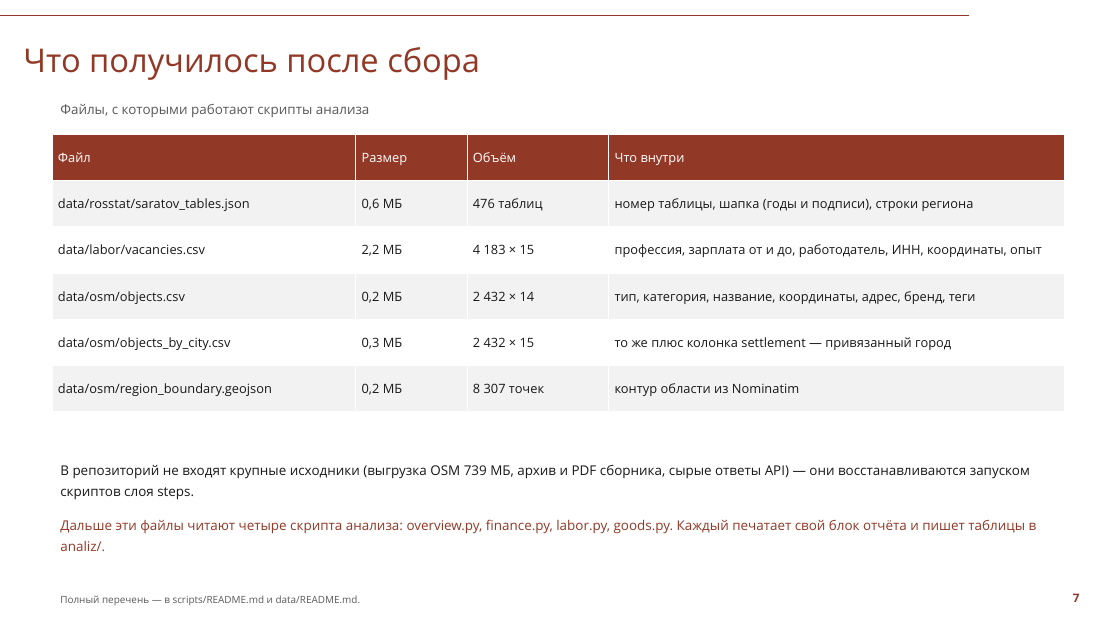
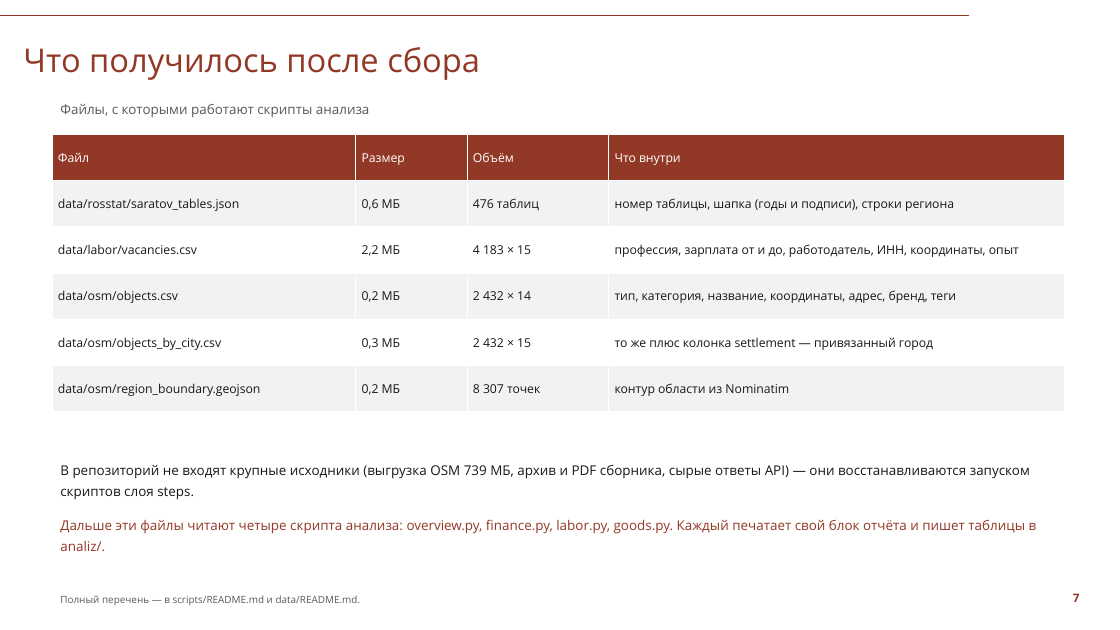
Before and after one commit to Seabas1/Analysis-of-regions, a slide deck: slide 7 of Саратовская_область_презентация_СПбГУ.pptx. Drawn at 1120x630 pixels with LibreOffice and Linux fonts; fonts in the diff are those of the drawing; background and template pictures are left out. Boxes give left, top, right and bottom in pixels: in the first picture for what was removed or moved away, otherwise in the second. Text is boxed around its words. In the diff, an @@ line names an element or a change of style, - is before the commit and + after.

```diff
--- a/Саратовская_область_презентация_СПбГУ.pptx
+++ b/Саратовская_область_презентация_СПбГУ.pptx
@@ table at (52, 134, 1065, 412) @@
@@ size 11 to 10.5 pt @@
```
Also in this commit, not shown: 4 other slides changed, 2 other files.
